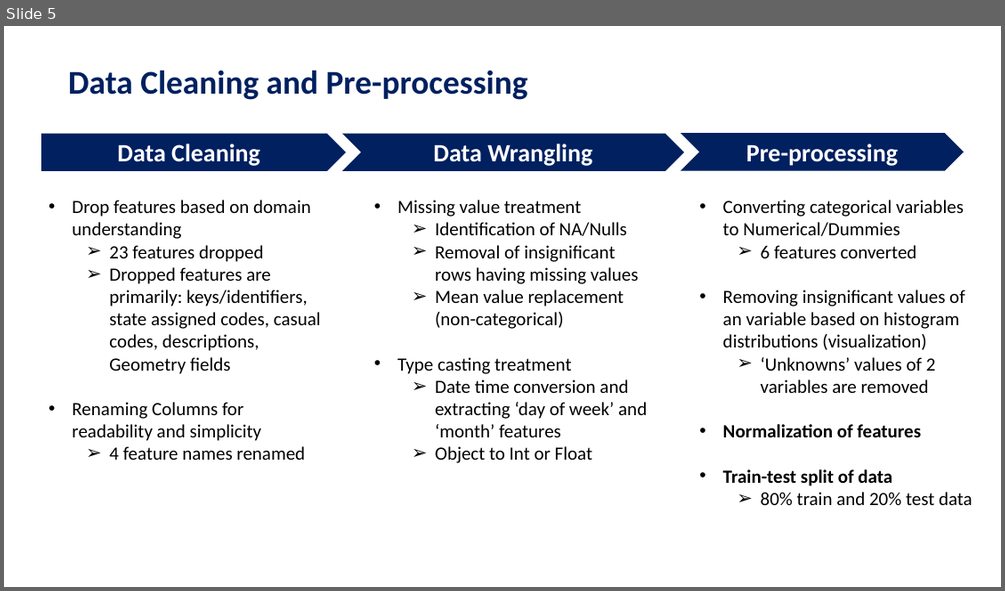
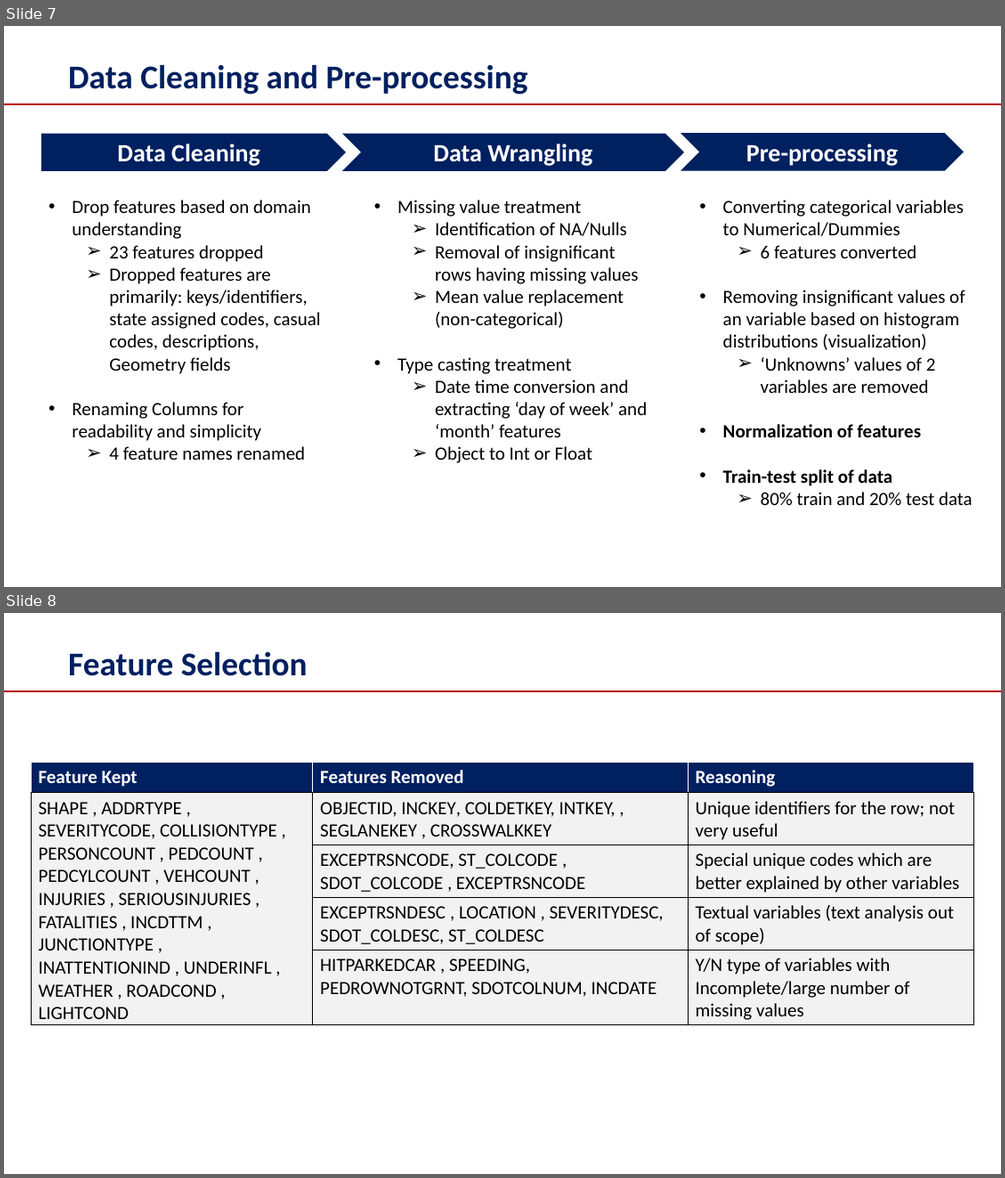
Before and after one commit to durga1234567/Coursera_Capstone, a slide deck: Project Report.pptx. Shown one above the other, each under a label of ours: slide 5 before the commit, slides 7 and 8 after it. The pictures are 1005x591 and 1005x1178 pixels, drawn with LibreOffice and Linux fonts; fonts in the diff are those of the drawing. Boxes give left, top, right and bottom in pixels: in the first picture for what was removed or moved away, otherwise in the second. Text is boxed around its words. In the diff, an @@ line names an element or a change of style, - is before the commit and + after.

```diff
--- a/Project Report.pptx
+++ b/Project Report.pptx
@@ slide 8 added at (4, 613, 1001, 1174), background #FFFFFF; not listed: 1 template element that a slide beside it also shows @@
@@ text added at (68, 651, 307, 676), 32 pt, text #002060, bold @@
+Feature Selection
@@ table added at (31, 763, 975, 1029), 5 rows, 3 columns @@
+Feature Kept | Features Removed | Reasoning
+SHAPE , ADDRTYPE , SEVERITYCODE, COLLISIONTYPE , PERSONCOUNT , PEDCOUNT , PEDCYLCOUNT , VEHCOUNT , INJURIES , SERIOUSINJURIES , FATALITIES , INCDTTM , JUNCTIONTYPE , INATTENTIONIND , UNDERINFL , WEATHER , ROADCOND , LIGHTCOND | OBJECTID, INCKEY, COLDETKEY, INTKEY, , SEGLANEKEY , CROSSWALKKEY | Unique identifiers for the row; not very useful
+ | EXCEPTRSNCODE, ST_COLCODE , SDOT_COLCODE , EXCEPTRSNCODE | Special unique codes which are better explained by other variables
+ | EXCEPTRSNDESC , LOCATION , SEVERITYDESC, SDOT_COLDESC, ST_COLDESC | Textual variables (text analysis out of scope)
+ | HITPARKEDCAR , SPEEDING, PEDROWNOTGRNT, SDOTCOLNUM, INCDATE | Y/N type of variables with Incomplete/large number of missing values
@@ what was slide 5 is now slide 7 @@
@@ slide 7 changed as well @@
@@ text "Data Cleaning and Pre-processing": place and size @@
-text "Data Cleaning and Pre-processing" at (68, 70, 528, 100)
+text "Data Cleaning and Pre-processing" at (68, 64, 528, 95)
@@ line added from (4, 104) to (1001, 104), #B90007 1.5 pt @@
```
Also in this commit, not shown: 5 other slides changed, 8 other slides added, 1 slide removed, 2 other files.
